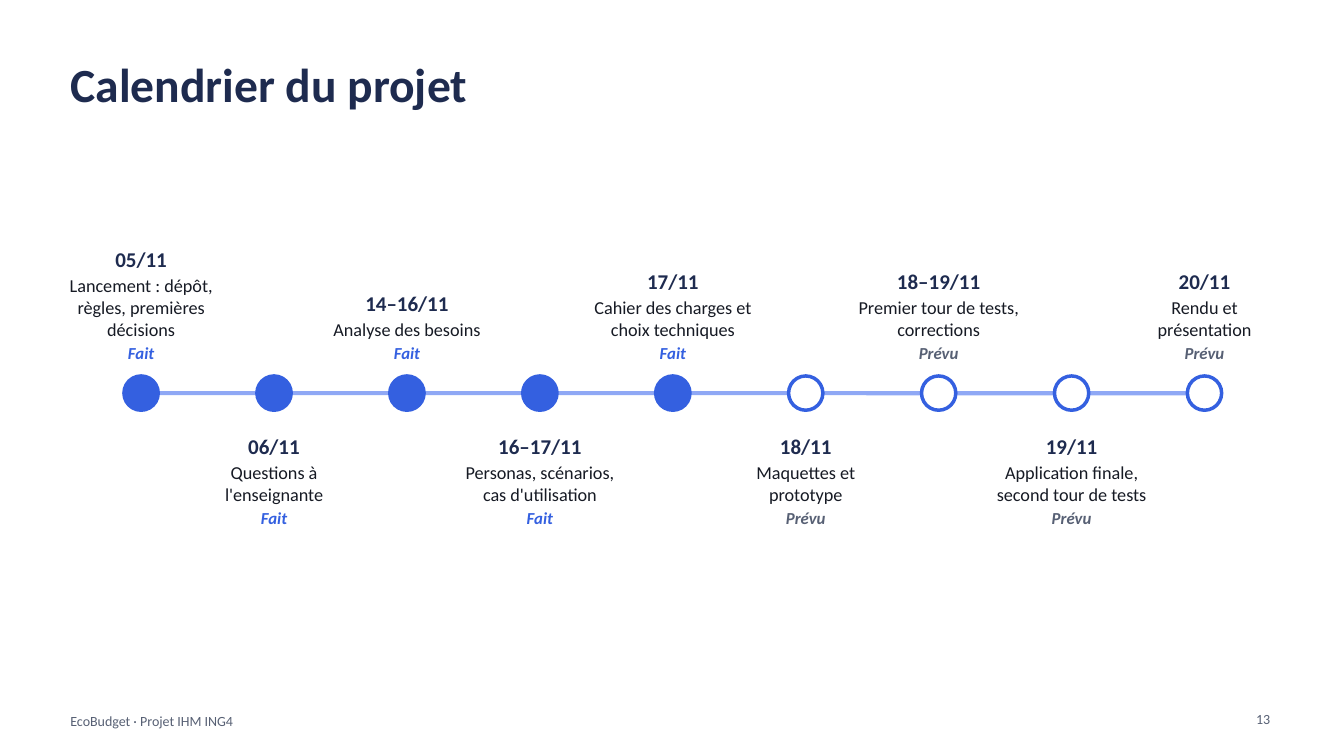
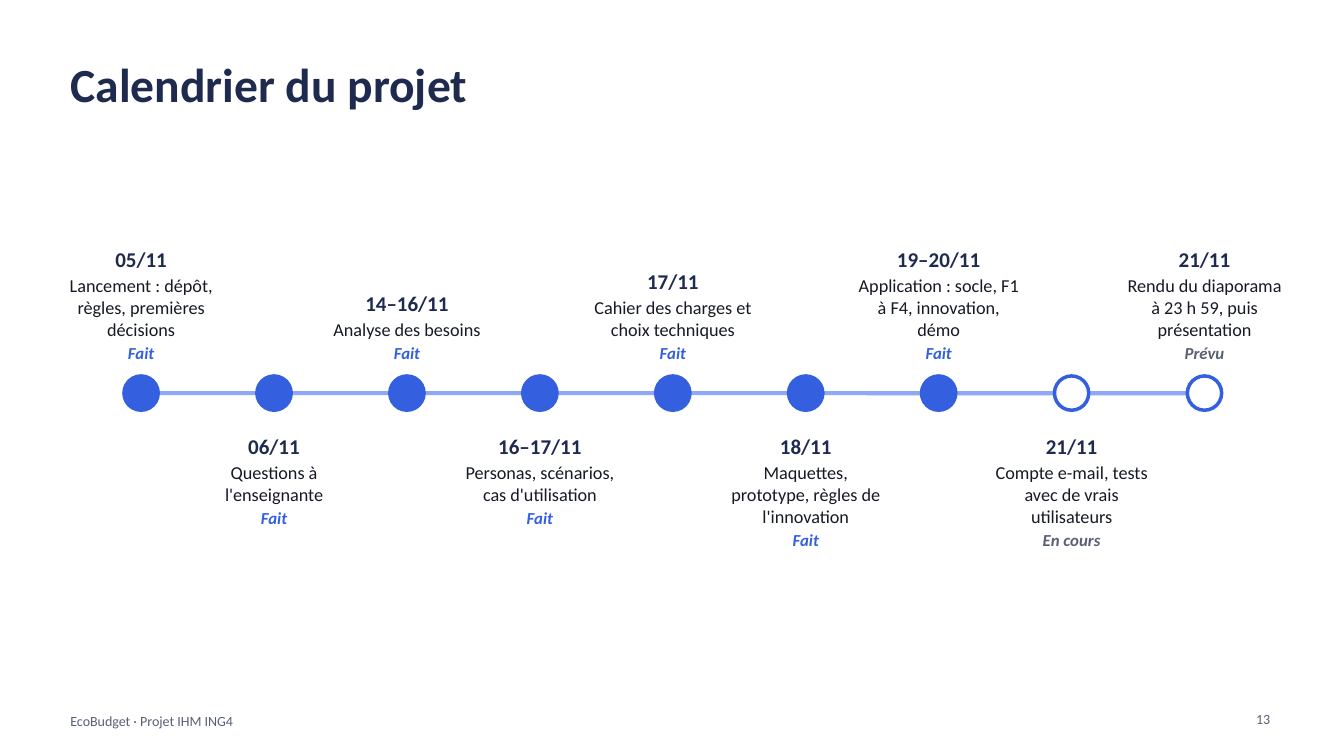
Before and after one commit to kaderouadahi/EcoBudget, a slide deck: slide 13 of livrables/EcoBudget.pptx. Drawn at 1344x756 pixels with LibreOffice and Linux fonts; fonts in the diff are those of the drawing. Boxes give left, top, right and bottom in pixels: in the first picture for what was removed or moved away, otherwise in the second. Text is boxed around its words. In the diff, an @@ line names an element or a change of style, - is before the commit and + after.

Commit message:
docs: diaporama, parties 08, 09 et 11, diapositives corrigées après H9

```diff
--- a/livrables/EcoBudget.pptx
+++ b/livrables/EcoBudget.pptx
@@ text at box(859, 252, 1019, 359): text changed @@
-18–19/11
-Premier tour de tests, corrections
-Prévu
+19–20/11
+Application : socle, F1 à F4, innovation, démo
+Fait
@@ text at box(1128, 252, 1281, 339): text changed @@
-20/11
-Rendu et présentation
+21/11
+Rendu du diaporama à 23 h 59, puis présentation
@@ ellipse at box(788, 376, 823, 410): fill #FFFFFF to #3460E0 @@
@@ ellipse at box(922, 376, 956, 410): fill #FFFFFF to #3460E0 @@
@@ text at box(996, 439, 1148, 546): text changed @@
-19/11
-Application finale, second tour de tests
-Prévu
+21/11
+Compte e-mail, tests avec de vrais utilisateurs
+En cours
@@ text at box(731, 467, 881, 546): text changed @@
-Maquettes et prototype
-Prévu
+Maquettes, prototype, règles de l'innovation
+Fait
```
Also in this commit, not shown: 9 other slides changed, 7 slides added.
